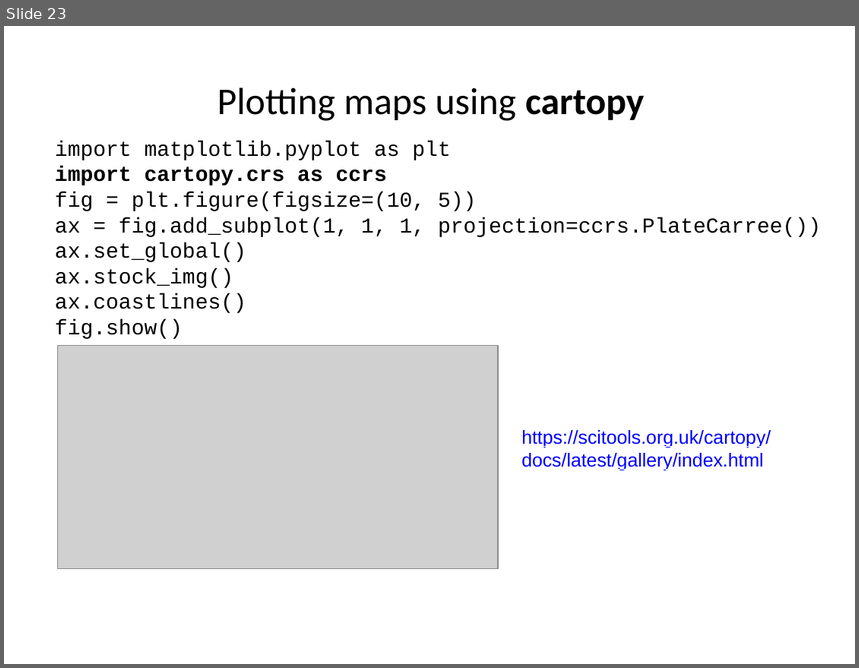
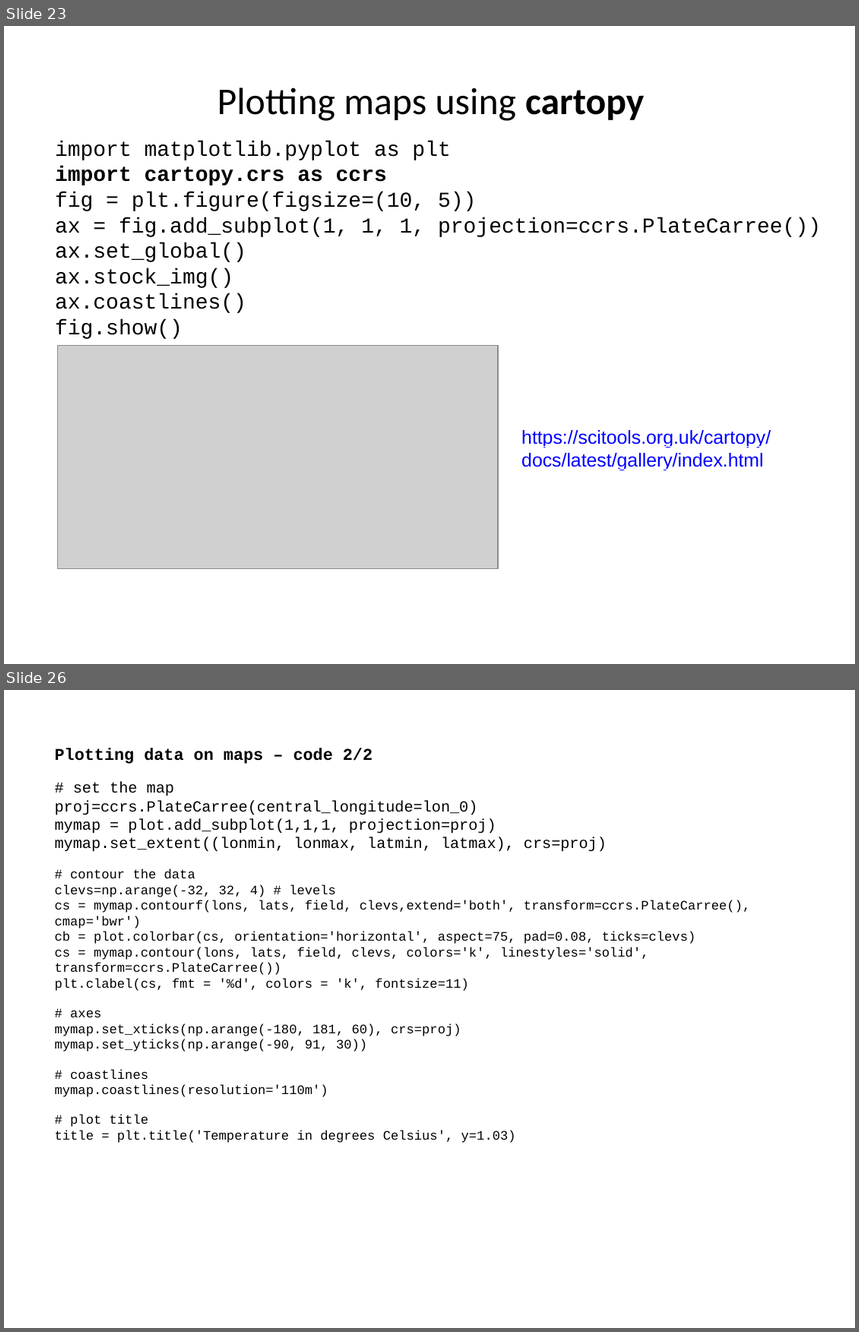
Before and after one commit to ncasuk/ncas-isc, a slide deck: python/presentations/visualisation/matplotlib_and_cartopy.pptx. Shown one above the other, each under a label of ours: slide 23 before the commit, slides 23 and 26 after it; the slides between them are not shown. The pictures are 859x668 and 859x1332 pixels, drawn with LibreOffice and Linux fonts; fonts in the diff are those of the drawing; grey boxes stand for pictures; background and template pictures are left out. Boxes give left, top, right and bottom in pixels: in the first picture for what was removed or moved away, otherwise in the second. Text is boxed around its words. In the diff, an @@ line names an element or a change of style, - is before the commit and + after.

```diff
--- a/python/presentations/visualisation/matplotlib_and_cartopy.pptx
+++ b/python/presentations/visualisation/matplotlib_and_cartopy.pptx
@@ slide 26 added at [4,690,855,1328], background picture (left out) @@
@@ text added at [55,749,750,1143], 11 pt, text #000000 @@
+Plotting data on maps – code 2/2
+# set the map
+proj=ccrs.PlateCarree(central_longitude=lon_0)
+mymap = plot.add_subplot(1,1,1, projection=proj)
+mymap.set_extent((lonmin, lonmax, latmin, latmax), crs=proj)
+# contour the data
+clevs=np.arange(-32, 32, 4) # levels
+cs = mymap.contourf(lons, lats, field, clevs,extend='both', transform=ccrs.PlateCarree(), cmap='bwr')
+cb = plot.colorbar(cs, orientation='horizontal', aspect=75, pad=0.08, ticks=clevs)
+cs = mymap.contour(lons, lats, field, clevs, colors='k', linestyles='solid', transform=ccrs.PlateCarree())
+plt.clabel(cs, fmt = '%d', colors = 'k', fontsize=11)
+# axes
+mymap.set_xticks(np.arange(-180, 181, 60), crs=proj)
+mymap.set_yticks(np.arange(-90, 91, 30))
+# coastlines
+mymap.coastlines(resolution='110m')
+# plot title
+title = plt.title('Temperature in degrees Celsius', y=1.03)
```
Also in this commit, not shown: 5 slides changed, 1 other slide added, 4 other files.
